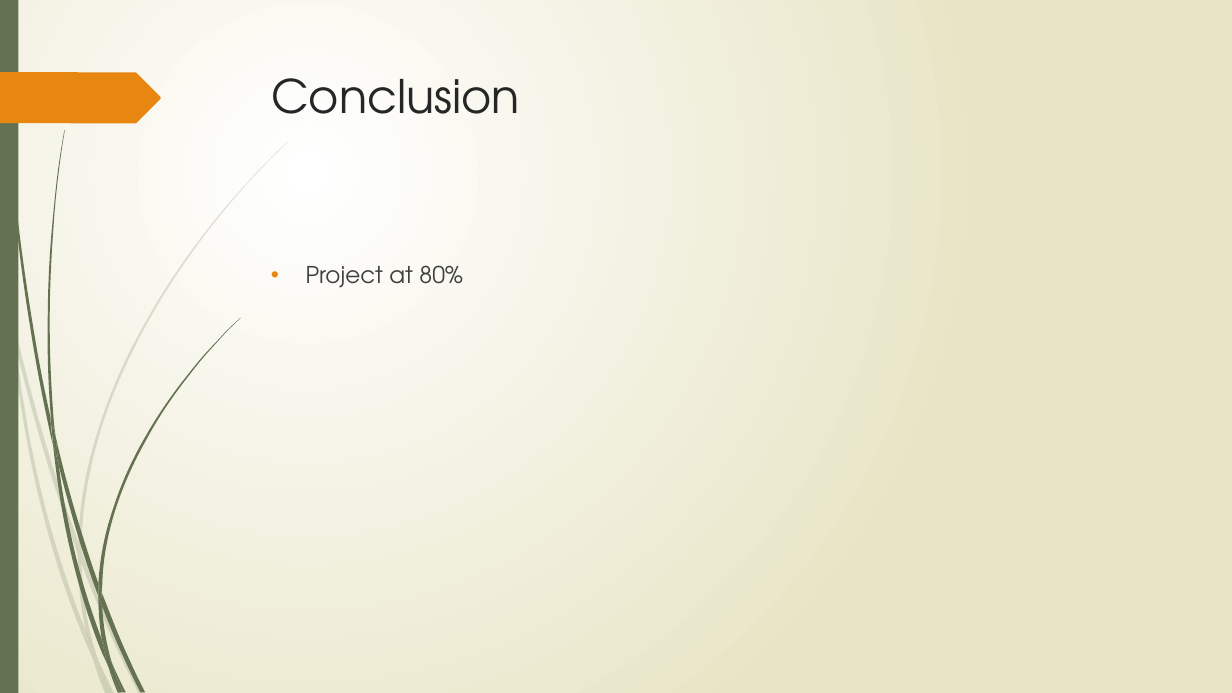
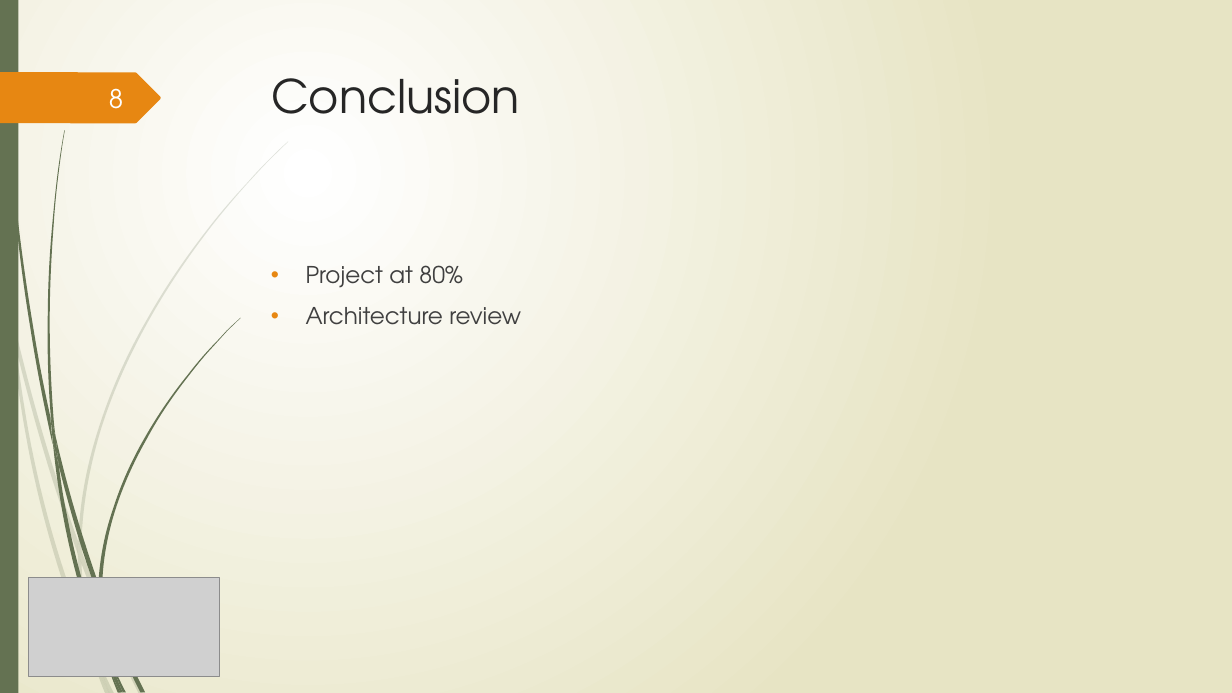
Before and after one commit to AlexandreTavernier/Boulderdash2, a slide deck: slide 8 of Boulder Dash Java Project.pptx. Drawn at 1232x693 pixels with LibreOffice and Linux fonts; fonts in the diff are those of the drawing; grey boxes stand for pictures. Boxes give left, top, right and bottom in pixels: in the first picture for what was removed or moved away, otherwise in the second. Text is boxed around its words. In the diff, an @@ line names an element or a change of style, - is before the commit and + after.

```diff
--- a/Boulder Dash Java Project.pptx
+++ b/Boulder Dash Java Project.pptx
@@ page number added at (x1=109, y1=88, x2=123, y2=109), 20 pt, text #FEFFFF @@
+8
@@ text at (x1=306, y1=307, x2=521, y2=325): paragraph added @@
+• Architecture review
@@ picture added at (x1=29, y1=578, x2=219, y2=677) @@
@@ freeform shape removed at (x1=98, y1=596, x2=112, y2=665) @@
@@ freeform shape removed at (x1=98, y1=583, x2=102, y2=606) @@
```
Also in this commit, not shown: 7 other slides changed.
